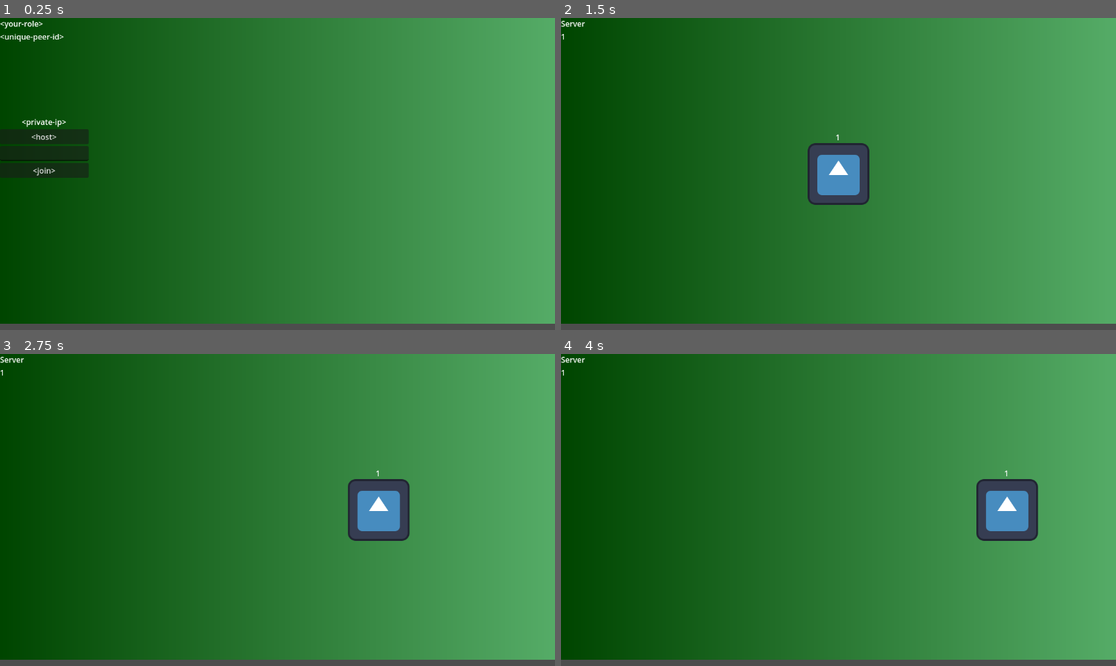
Above: before the commit, frames 1-4 (two rows, left to right).
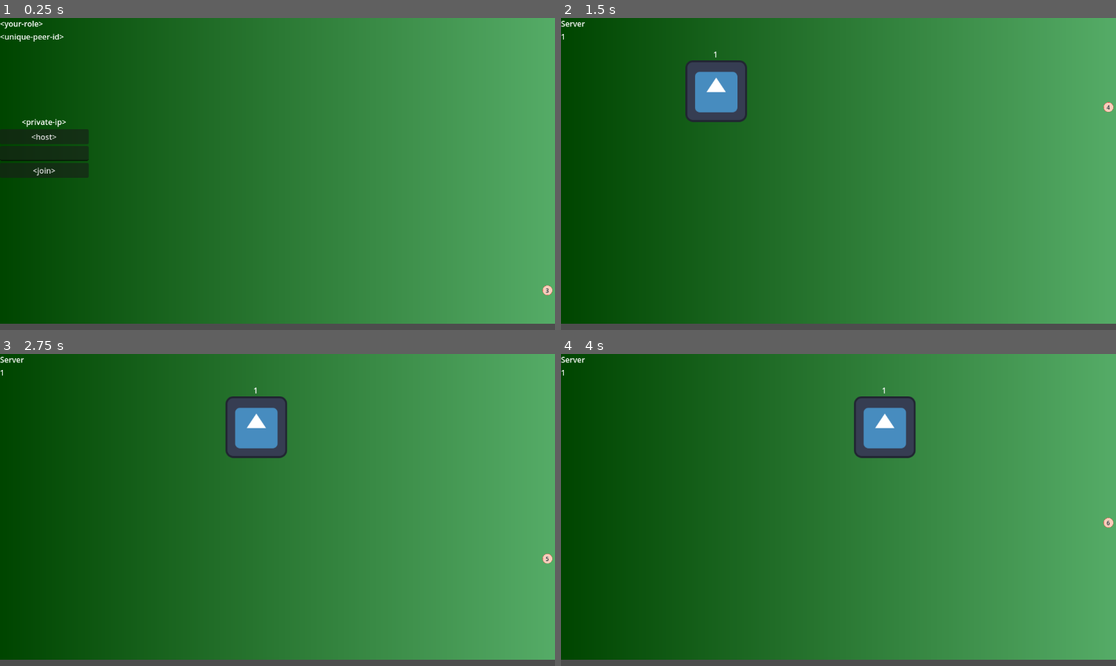
Above: after the commit, the same moments.

Repository: Boyquotes/team-wiitanks-godot-4-networking
Game: Godot game, scene res://scenes/game.tscn
The game is run twice, just before and just after one commit, with the same random seed, the same clock (stepped at 60 frames per second) and the same inputs. The engine's default icon, where the game draws it, is replaced by a stand-in: a white triangle on a blue panel in a dark square.
Inputs (mouse positions are in pixels of both pictures, inside the frame that each line leads up to):
- Up to frame 1 (0.25 s): no input
- Up to frame 2 (1.5 s): click (605, 152) at 0.52 s; type "12" at 0.6 s; click "<host>" at 1.25 s
- Up to frame 3 (2.75 s): tap Enter at 2 s; move the mouse to (399, 494) at 2.02 s; hold Right (ui_right) from 2.03 s (still down); hold Shift from 2.03 s (still down); click (399, 494) at 2.17 s
- Up to frame 4 (4 s): release Right (ui_right) at 2.75 s; release Shift at 2.75 s; drag from (727, 525) to (810, 572) at 2.77 s; tap Space at 3.5 s; move the mouse to (894, 441) at 3.52 s; hold Right (ui_right) from 3.53 s (still down); tap Ctrl at 3.6 s

The runs differ from the first frame. In frame 1, less than 0.1% of the frame differs, in the area x 97-100%, y 85-89%; in frame 2, 4.4%; in frame 3, 4.4%, in the area x 40-100%, y 10-68%; in frame 4, 4.4%.
Error before the commit: Out of bounds get index '5' (on base: 'PackedStringArray') (res://scripts/main.gd:15)
Error after the commit: Out of bounds get index '5' (on base: 'PackedStringArray') (res://scripts/main.gd:16)

Commit message:
unit testing infrastructure with GUT plugin

Diff:
--- a/scenes/game.tscn
+++ b/scenes/game.tscn
@@ -1,6 +1,7 @@
-[gd_scene load_steps=4 format=3 uid="uid://rtubar74irss"]
+[gd_scene load_steps=5 format=3 uid="uid://rtubar74irss"]
 
 [ext_resource type="Script" path="res://scripts/main.gd" id="1_v7up0"]
+[ext_resource type="PackedScene" uid="uid://c4d6lrob6hkjb" path="res://scenes/ball.tscn" id="2_5y0q0"]
 
 [sub_resource type="Gradient" id="Gradient_ma7mq"]
 colors = PackedColorArray(0, 0.273376, 0, 1, 0.336974, 0.67554, 0.406626, 1)
@@ -28,6 +29,9 @@
 layout_mode = 2
 text = "<unique-peer-id>"
 
+[node name="ball-scene" parent="." instance=ExtResource("2_5y0q0")]
+position = Vector2(0, 204)
+
 [node name="container-menu" type="VBoxContainer" parent="."]
 offset_top = 204.0
 offset_right = 184.0
--- a/scripts/main.gd
+++ b/scripts/main.gd
@@ -12,6 +12,7 @@
 
 func _ready():
 	# show user their machine's private IP for connection purposes
+	randomize()
 	get_node("container-menu/ip-display-label").text = str(IP.get_local_addresses()[5])
 
 func _on_buttonhost_pressed():
--- a/scripts/player.gd
+++ b/scripts/player.gd
@@ -1,11 +1,16 @@
 extends CharacterBody2D
 
+# movement speed of the player
 const SPEED = 300.0
 
 func _ready():
 	name = str(get_multiplayer_authority())
 	get_node("label-name").text = str(name)
-	position = Vector2(get_viewport().size.x / 2, get_viewport().size.y / 2)
+
+	# initialize self in a random position
+	var random = RandomNumberGenerator.new()
+	random.randomize()
+	position = Vector2(get_viewport().size.x * random.randf(), get_viewport().size.y * random.randf())
 
 # update input and movement every physics tick
 func _physics_process(_delta):
